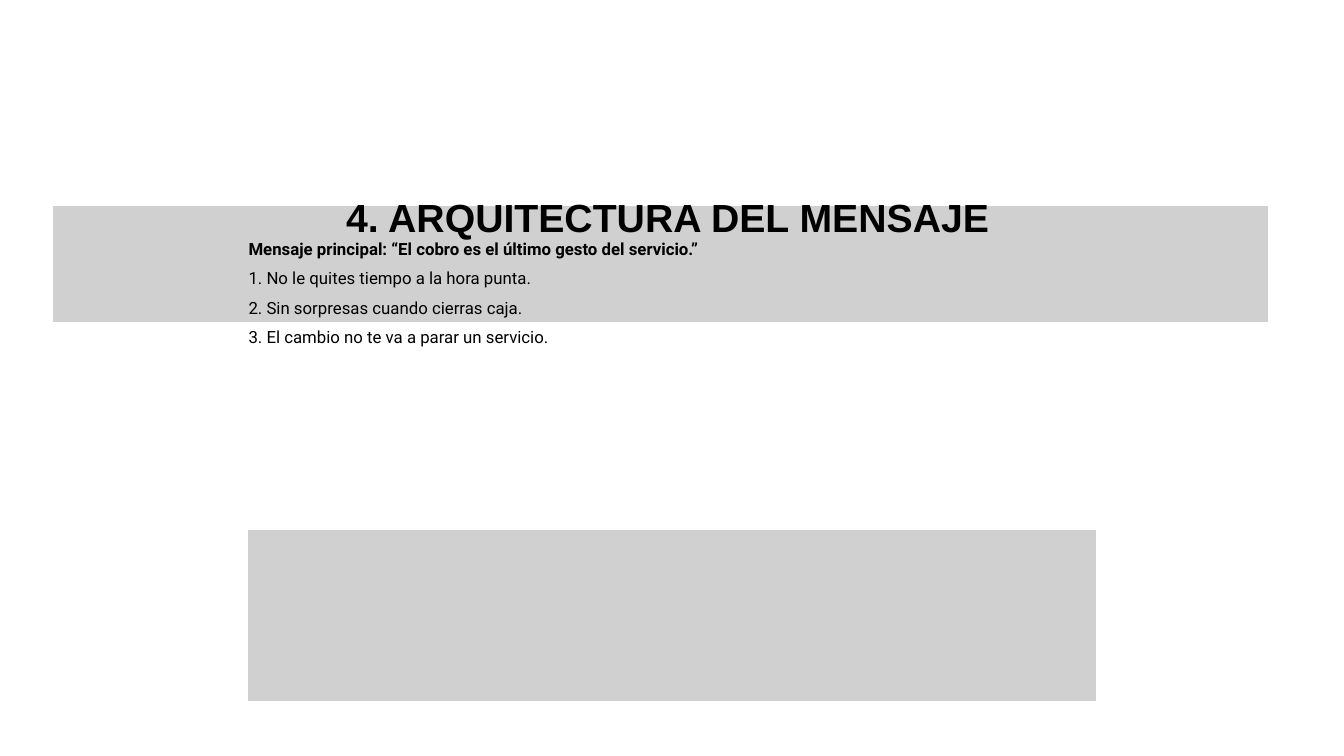
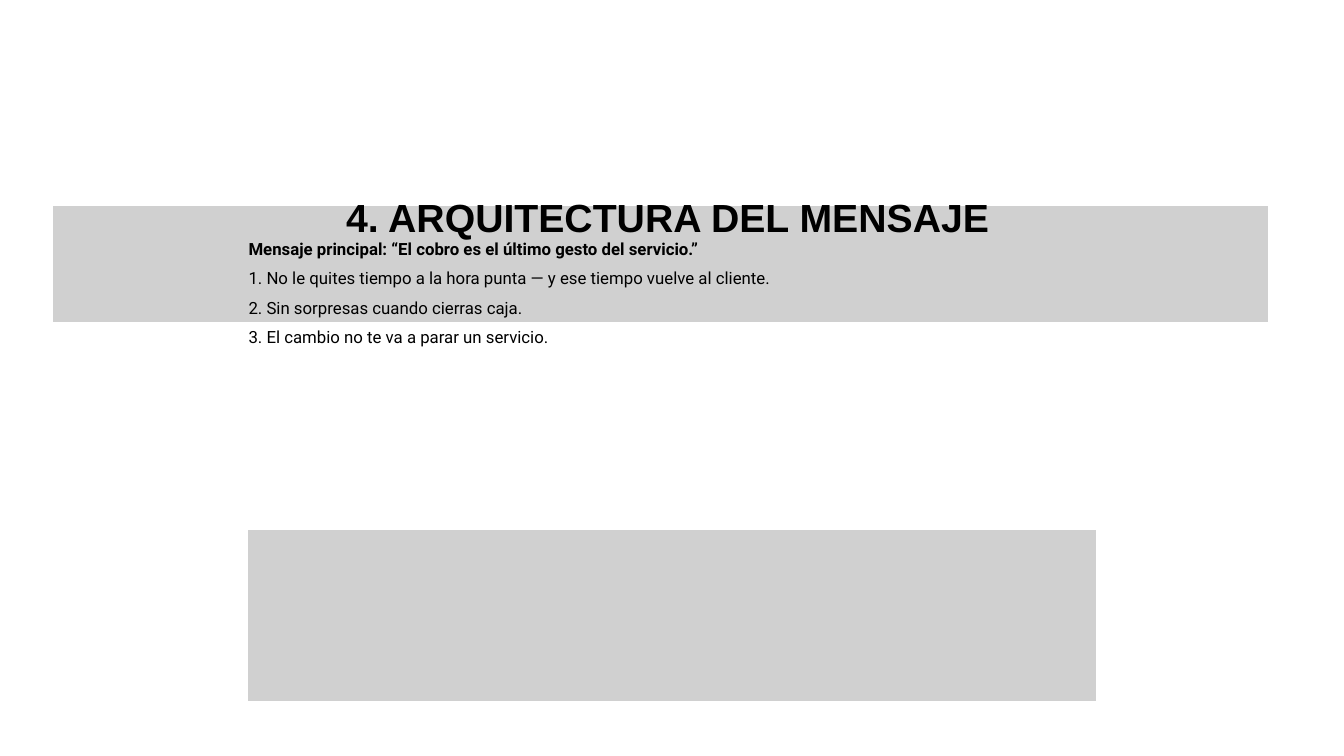
Before and after one commit to andreage1994/Agentes, a slide deck: slide 7 of prospectos/getnet-santander-campana-sme/Getnet_Estrategia_de_Marca_y_Comunicacion_TBNB.pptx. Drawn at 1344x756 pixels with LibreOffice and Linux fonts; fonts in the diff are those of the drawing; grey boxes stand for pictures; background and template pictures are left out. Boxes give left, top, right and bottom in pixels: in the first picture for what was removed or moved away, otherwise in the second. Text is boxed around its words. In the diff, an @@ line names an element or a change of style, - is before the commit and + after.

```diff
--- a/prospectos/getnet-santander-campana-sme/Getnet_Estrategia_de_Marca_y_Comunicacion_TBNB.pptx
+++ b/prospectos/getnet-santander-campana-sme/Getnet_Estrategia_de_Marca_y_Comunicacion_TBNB.pptx
@@ text at bbox=[249, 271, 770, 288]: text changed @@
-1. No le quites tiempo a la hora punta.
+1. No le quites tiempo a la hora punta — y ese tiempo vuelve al cliente.
```
Also in this commit, not shown: 2 other slides changed, 3 other files.
